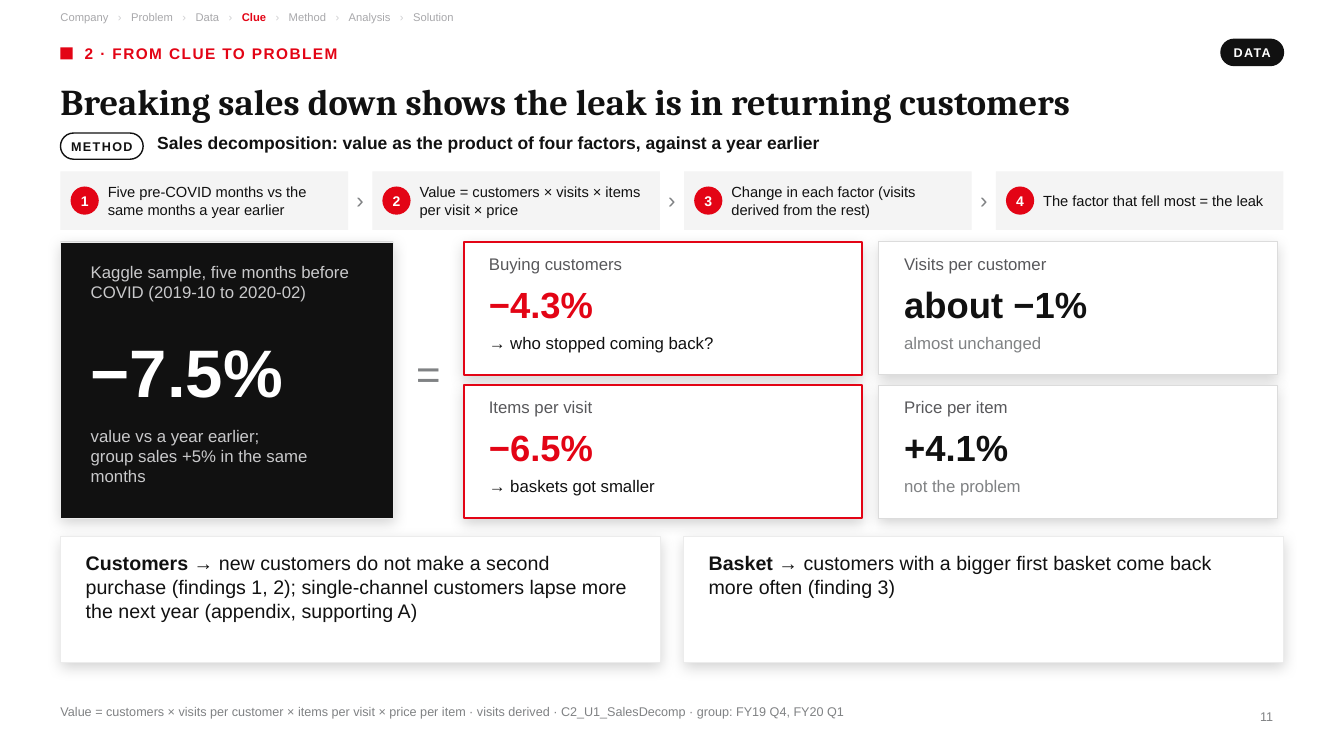
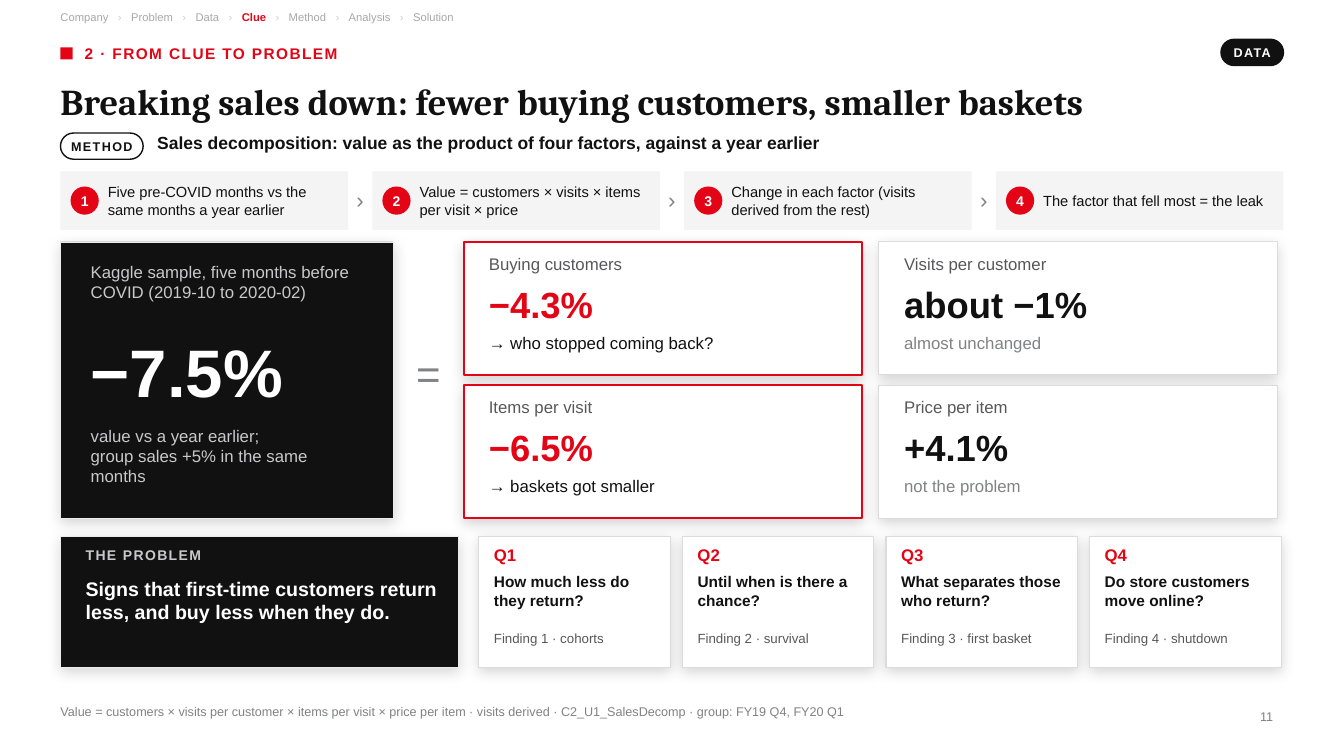
Before and after one commit to underthesun7213/social-data, a slide deck: slide 11 of presentation/hm_retention_deck_en.pptx. Drawn at 1344x756 pixels with LibreOffice and Linux fonts; fonts in the diff are those of the drawing. Boxes give left, top, right and bottom in pixels: in the first picture for what was removed or moved away, otherwise in the second. Text is boxed around its words. In the diff, an @@ line names an element or a change of style, - is before the commit and + after.

```diff
--- a/presentation/hm_retention_deck_en.pptx
+++ b/presentation/hm_retention_deck_en.pptx
@@ title at [60,89,1083,123]: text changed @@
-Breaking sales down shows the leak is in returning customers
+Breaking sales down: fewer buying customers, smaller baskets
@@ rectangle: place and size @@
-rectangle at [60,536,660,662]
+rectangle at [60,536,459,667]
@@ rectangle at [60,536,459,667]: fill #FFFFFF to #111111 @@
@@ rectangle added at [479,536,670,667], fill #FFFFFF, outline #DCDCDC 0.75 pt @@
@@ rectangle added at [683,536,874,667], fill #FFFFFF, outline #DCDCDC 0.75 pt @@
@@ rectangle: place and size @@
-rectangle at [684,536,1284,662]
+rectangle at [886,536,1078,667]
@@ rectangle at [886,536,1078,667]: outline #ECECEC 0.5 pt to #DCDCDC 0.75 pt @@
@@ rectangle added at [1090,536,1281,667], fill #FFFFFF, outline #DCDCDC 0.75 pt @@
@@ text added at [86,550,201,560], 10 pt, text #C9C9CB, bold @@
+THE PROBLEM
@@ text added at [494,549,516,565], 12 pt, text #E30415, bold @@
+Q1
@@ text added at [697,549,719,565], 12 pt, text #E30415, bold @@
+Q2
@@ text removed at [709,555,1211,598] @@
-Basket → customers with a bigger first basket come back more often (finding 3)
@@ text added at [901,549,923,565], 12 pt, text #E30415, bold @@
+Q3
@@ text added at [1105,549,1127,565], 12 pt, text #E30415, bold @@
+Q4
@@ text at [86,581,437,623]: text changed; text colour #111111 to #FFFFFF; bold on @@
-Customers → new customers do not make a second purchase (findings 1, 2); single-channel customers lapse more the next year (appendix, supporting A)
+Signs that first-time customers return less, and buy less when they do.
@@ text added at [494,576,629,609], 11 pt, text #111111, bold @@
+How much less do they return?
@@ text added at [698,576,848,606], 11 pt, text #111111, bold @@
+Until when is there a chance?
@@ text added at [901,576,1060,606], 11 pt, text #111111, bold @@
+What separates those who return?
@@ text added at [1105,576,1250,606], 11 pt, text #111111, bold @@
+Do store customers move online?
@@ text added at [494,633,604,646], 9.5 pt, text #58585B @@
+Finding 1 · cohorts
@@ text added at [698,633,809,646], 9.5 pt, text #58585B @@
+Finding 2 · survival
@@ text added at [901,633,1032,646], 9.5 pt, text #58585B @@
+Finding 3 · first basket
@@ text added at [1105,633,1228,646], 9.5 pt, text #58585B @@
+Finding 4 · shutdown
```
Also in this commit, not shown: 6 other slides changed, 6 other files.
